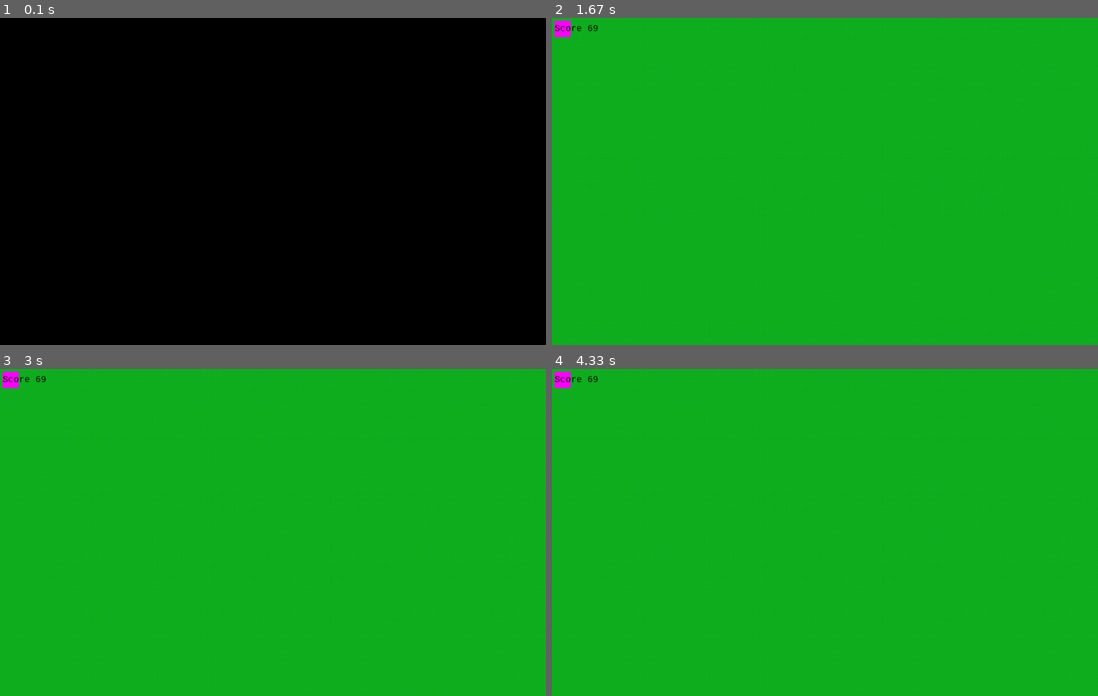
Above: before the commit, frames 1-4 (two rows, left to right).
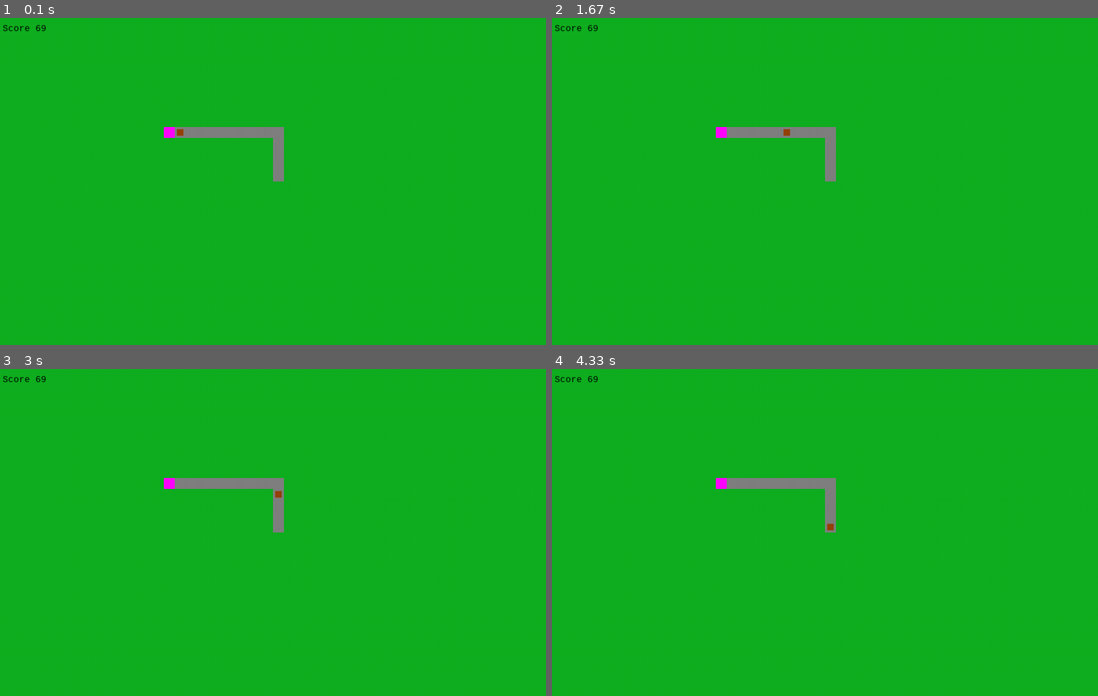
Above: after the commit, the same moments.

Repository: slin-j/funny_projects
Game: pygame game, started from py/minegame/main.py
Same seed, same stepped clock (60 frames per second), same inputs: the game is played once before the commit and once after it.
Inputs:
- Up to frame 1 (0.1 s): no input
- Up to frame 2 (1.67 s): no input
- Up to frame 3 (3 s): no input
- Up to frame 4 (4.33 s): no input

The runs differ from the first frame. In frame 1, 100% of the frame differs, in the area x 0-100%, y 0-100%; in frame 2, 1.2%; in frame 3, 1.2%; in frame 4, 1.2%.

Commit message:
added conveyorbelts and first moving entitie prototypes

Diff:
--- /dev/null
+++ b/py/minegame/entitiy.py
@@ -0,0 +1,32 @@
+import pygame
+
+import transport
+
+class entitiy:
+    def __init__(self) -> None:
+        self.pos = [] # dynamic position
+        self.size = (12, 12)
+
+    def set_new_position(self, pos:tuple):
+        self.pos = [pos[0], pos[1]]
+
+    def update_pos(self, dx, dy):
+        self.pos[0] += dx
+        self.pos[1] += dy
+
+class copper(entitiy):
+    def __init__(self, conv_to_follow:list) -> None:
+        super().__init__()
+        self.path = conv_to_follow
+        self.pos = conv_to_follow[0]
+
+    def draw_shape(self, surface:pygame.Surface):
+        r = pygame.Rect((self.pos[0]+4, self.pos[1]+4), self.size)
+        pygame.draw.rect(surface, [150, 67, 8], r)
+
+    def update_pos_on_conveyor(self) -> bool:
+        if len(self.path) <= 0:
+            return False
+        self.pos = self.path[0]
+        self.path.pop(0)
+        return True
--- a/py/minegame/main.py
+++ b/py/minegame/main.py
@@ -2,9 +2,9 @@
 import pygame
 
 import environment
-import test
-
-pygame.init()
+import resource_collect
+import transport
+import entitiy
 
 SCR_WIDTH = 1000
 SCR_HEIGHT = 600
@@ -17,12 +17,21 @@
 # menu_surface = pygame.display.set_mode((SCR_WIDTH, SCR_HEIGHT),0,32)  # screen
 
 game_map = environment.earth(game_surface)
-miner1 = test.miner((5,5))
+miner1 = resource_collect.miner((15*20,10*20))
+conv = transport.conveyor_belt([(16*20,10*20), (17*20,10*20), (18*20,10*20), (19*20,10*20), (20*20,10*20),
+                                (21*20,10*20), (22*20,10*20), (23*20,10*20), (24*20,10*20), (25*20,10*20),
+                                (25*20,11*20), (25*20,12*20), (25*20,13*20), (25*20,14*20)])
+copper = entitiy.copper(conv.get_positions())
+
+entitiy_list = []
+entitiy_list.append(copper)
 
 font_normal = pygame.font.SysFont("monospace",16)
 
+i = 0
+
 while True:
-    clock.tick(10) # gametick
+    clock.tick(20) # gametick
 
     # user input events
     for event in pygame.event.get():
@@ -32,6 +41,13 @@
 
     game_map.draw_background()
     miner1.draw_shape(game_map.bg)
+    conv.draw_shape(game_map.bg)
+    for e in entitiy_list: e.draw_shape(game_map.bg)
+    i += 1
+    if i == 5:
+        i = 0
+        for e in entitiy_list:
+            if e.update_pos_on_conveyor() == False: del e; continue
 
     # show new graphics
     game_surface.blit(game_map.bg, (0, 0))
--- a/py/minegame/test.py
+++ b/py/minegame/resource_collect.py
@@ -4,7 +4,8 @@
     def __init__(self, position:tuple) -> None:
         if len(position) == 2:
             self.position = position
-            self.size = (30, 30) # px
+            self.size = (20, 20) # px
+            self.is_valid_pos = False
 
     def draw_shape(self, surface:pygame.Surface):
         r = pygame.Rect(self.position, self.size)
--- /dev/null
+++ b/py/minegame/transport.py
@@ -0,0 +1,17 @@
+import pygame
+
+class conveyor_belt:
+    def __init__(self, positions:list[tuple]) -> None:
+        self.positions = positions
+        self.size = (20, 20) # px
+
+    def draw_shape(self, surface:pygame.Surface):
+        for p in self.positions:
+            r = pygame.Rect(p, self.size)
+            pygame.draw.rect(surface, [128, 128 , 128], r)
+
+    def get_positions(self) -> list[tuple]:
+        return self.positions.copy()
+
+    def extend(self, new_positions:list[tuple]):
+        self.positions.extend(new_positions)
